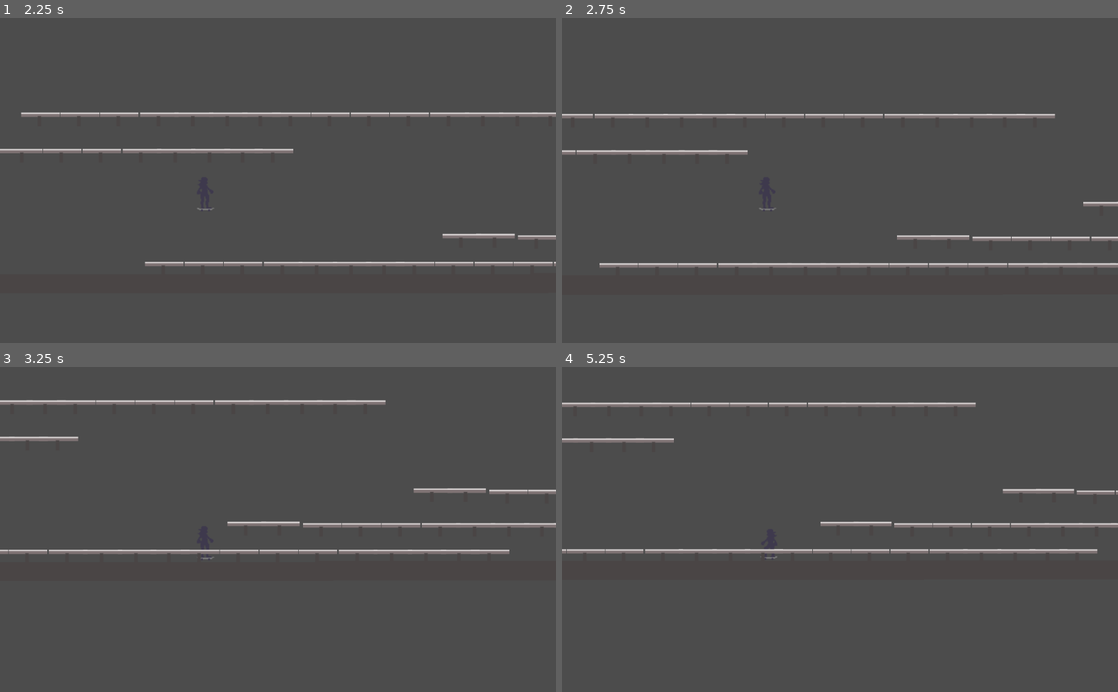
Above: before the commit, frames 1-4 (two rows, left to right).
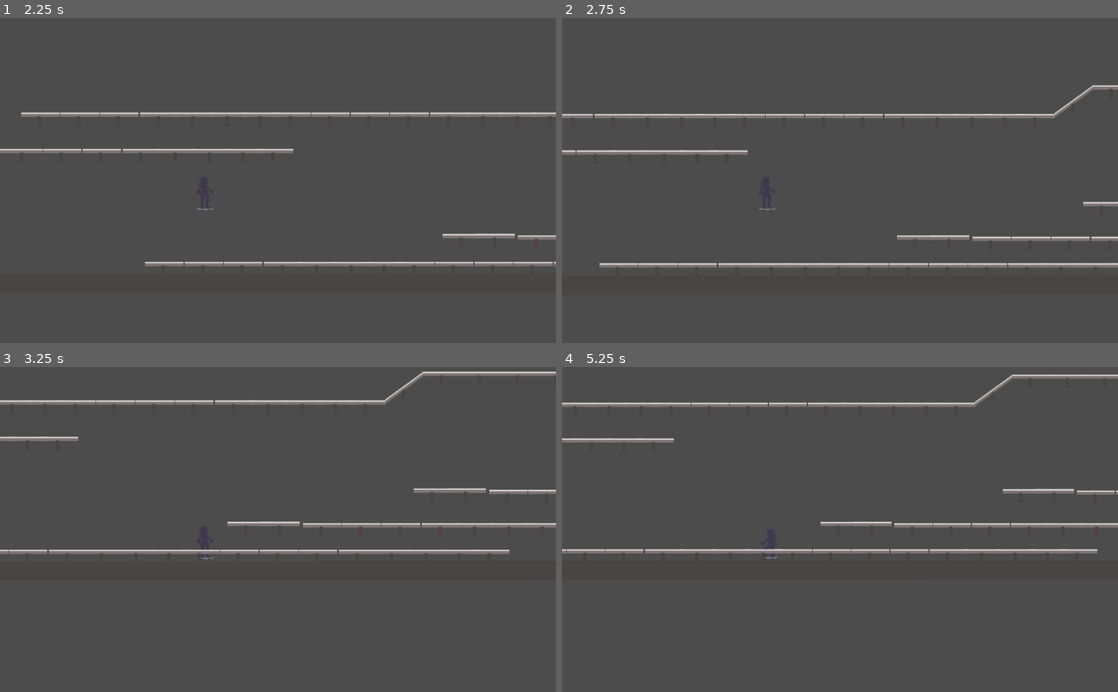
Above: after the commit, the same moments.

Repository: punchcafe/girls-on-wheels-godot
Game: Godot game, scene res://GameDemo.tscn
Two runs of this game, one before a commit and one after it. Both use one fixed random seed, a clock stepped at 60 frames per second and the inputs below.
Inputs:
- Up to frame 1 (2.25 s): hold Right (ui_right) 0.53-1.28 s; hold Space (ollie_button) 0.53-1.28 s; tap Enter at 1.25 s; hold Left (ui_left) 1.28-2.03 s; tap Space (ollie_button) at 1.35, 2 s; hold Right (ui_right) from 2.03 s (still down); hold Space (ollie_button) from 2.03 s (still down)
- Up to frame 2 (2.75 s): keep holding Right (ui_right); keep holding Space (ollie_button)
- Up to frame 3 (3.25 s): keep holding Right (ui_right); release Space (ollie_button) at 2.78 s; tap Space (ollie_button) at 2.85 s
- Up to frame 4 (5.25 s): release Right (ui_right) at 3.53 s; hold Space (ollie_button) 3.53-4.28 s; hold Left (ui_left) from 3.53 s (still down); tap Enter at 4.25 s; tap Space (ollie_button) at 4.35 s; hold Space (ollie_button) from 5.03 s (still down)

Frame 1 is identical in both runs. In frame 2, 0.2% of the frame differs, in the area x 88-100%, y 20-31%; in frame 3, 0.4%, in the area x 69-100%, y 1-12%; in frame 4, 0.3%.

Commit message:
:sparkles::bento: add 45 degree rail, add movement vector mapping

Diff:
--- a/GameDemo.tscn
+++ b/GameDemo.tscn
@@ -1,8 +1,9 @@
-[gd_scene load_steps=4 format=2]
+[gd_scene load_steps=5 format=2]
 
 [ext_resource path="res://Floor.tscn" type="PackedScene" id=1]
 [ext_resource path="res://Skater.tscn" type="PackedScene" id=2]
 [ext_resource path="res://Rail.tscn" type="PackedScene" id=3]
+[ext_resource path="res://RailFourtyFive.tscn" type="PackedScene" id=4]
 
 [node name="Node2D" type="Node2D"]
 
@@ -125,6 +126,18 @@
 [node name="Rail70" parent="." instance=ExtResource( 3 )]
 position = Vector2( 756.901, 45.7897 )
 
+[node name="Rail104" parent="." instance=ExtResource( 3 )]
+position = Vector2( 862.755, 5.69766 )
+
+[node name="Rail105" parent="." instance=ExtResource( 3 )]
+position = Vector2( 915.766, 5.69766 )
+
+[node name="Rail106" parent="." instance=ExtResource( 3 )]
+position = Vector2( 968.983, 5.69766 )
+
+[node name="Rail107" parent="." instance=ExtResource( 3 )]
+position = Vector2( 1022.2, 5.69766 )
+
 [node name="Rail71" parent="." instance=ExtResource( 3 )]
 position = Vector2( -426.646, 96.6439 )
 
@@ -174,7 +187,7 @@
 position = Vector2( 327.819, 96.6439 )
 
 [node name="Rail87" parent="." instance=ExtResource( 3 )]
-position = Vector2( 453.013, -114.261 )
+position = Vector2( 451.954, -114.261 )
 
 [node name="Rail88" parent="." instance=ExtResource( 3 )]
 position = Vector2( 508.013, -114.261 )
@@ -334,3 +347,6 @@
 
 [node name="Rail54" parent="." instance=ExtResource( 3 )]
 position = Vector2( 896.698, 168.888 )
+
+[node name="Rail103" parent="." instance=ExtResource( 4 )]
+position = Vector2( 810.014, 6.73273 )
--- /dev/null
+++ b/RailFourtyFive.tscn
@@ -0,0 +1,22 @@
+[gd_scene load_steps=4 format=2]
+
+[ext_resource path="res://fourty_five_degree_rail.gd" type="Script" id=1]
+[ext_resource path="res://rail_sprite_45.png" type="Texture" id=2]
+
+[sub_resource type="RectangleShape2D" id=1]
+extents = Vector2( 27.0031, 2.94859 )
+
+[node name="Rail" type="Area2D"]
+script = ExtResource( 1 )
+
+[node name="CollisionShape2D" type="CollisionShape2D" parent="."]
+position = Vector2( 26.6934, 21.1685 )
+rotation = -0.6353
+scale = Vector2( 1.313, 0.939 )
+shape = SubResource( 1 )
+
+[node name="rail_sprite_45" type="Sprite" parent="."]
+position = Vector2( 27.4751, 24.5639 )
+texture = ExtResource( 2 )
+[connection signal="body_entered" from="." to="." method="_on_Rail_body_entered"]
+[connection signal="body_shape_exited" from="." to="." method="_on_Rail_body_shape_exited"]
--- a/RailScript.gd
+++ b/RailScript.gd
@@ -1,8 +1,10 @@
 extends Area2D
 
 
-var railAngle = Vector2(2, 0)
+var _rail_angle = Vector2(2, 0)
 
+func get_rail_angle():
+	return self._rail_angle
 
 # Called when the node enters the scene tree for the first time.
 func _ready():
--- /dev/null
+++ b/fourty_five_degree_rail.gd
@@ -0,0 +1,17 @@
+extends "res://RailScript.gd"
+
+
+# Declare member variables here. Examples:
+# var a = 2
+# var b = "text"
+
+
+# Called when the node enters the scene tree for the first time.
+func _ready():
+	_rail_angle = Vector2(1, -1)
+	pass # Replace with function body.
+
+
+# Called every frame. 'delta' is the elapsed time since the previous frame.
+#func _process(delta):
+#	pass
--- a/grind_movement_strategy.gd
+++ b/grind_movement_strategy.gd
@@ -1,6 +1,7 @@
 extends "res://movement_strategy.gd"
 
 const SkaterStates = preload("res://SkaterStates.gd")
+const rail_mount_utility = preload("res://rail_mount_utility.gd")
 
 # Declare member variables here. Examples:
 # var a = 2
@@ -13,7 +14,11 @@
 
 
 func move(skater, delta):
-	var velocity = skater._state_manager.get_grinding_rail().railAngle * skater.regularVelocity.length() * (abs(skater.regularVelocity.x)/skater.regularVelocity.x)
+	if(skater.regularVelocity.angle_to(skater._state_manager.get_grinding_rail().get_rail_angle()) != 0
+	|| skater.regularVelocity.angle_to(skater._state_manager.get_grinding_rail().get_rail_angle()) != 180):
+		skater.regularVelocity = rail_mount_utility.get_velocity_component_in_rail_direction(skater.regularVelocity, skater._state_manager.get_grinding_rail().get_rail_angle())
+
+	var velocity = skater._state_manager.get_grinding_rail().get_rail_angle() * skater.regularVelocity.length() * (abs(skater.regularVelocity.x)/skater.regularVelocity.x)
 	if !Input.is_action_pressed("ollie_button"):
 		skater._state_manager.jump_off_rail()
 		skater.regularVelocity.y -= 1000
--- /dev/null
+++ b/rail_mount_utility.gd
@@ -0,0 +1,11 @@
+static func get_velocity_component_in_rail_direction(velocity: Vector2, rail_direction: Vector2) -> Vector2:
+	var rail_angle = rail_direction.angle()
+	var velocity_angle = velocity.angle()
+	var angle_difference = rail_angle - velocity_angle
+
+	var projected_rail_magnitude = velocity.length()*cos(angle_difference)
+
+	var projected_rail_x = projected_rail_magnitude*cos(rail_angle)
+	var projected_rail_y = projected_rail_magnitude*sin(rail_angle)
+
+	return Vector2(projected_rail_x,projected_rail_y)
Binary file added: rail_sprite_45.png
Not shown, added: rail_sprite_45.png.import
